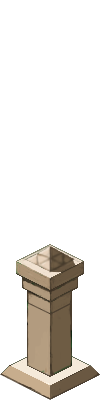
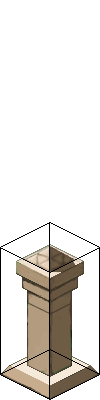
The second w=100, h=400 image is a revision of the first. Changes to its layers:
added layer "Layer 4" above "b-box" over [1, 222, 99, 374]
showed "b-box", painted on it over [0, 222, 100, 400]
